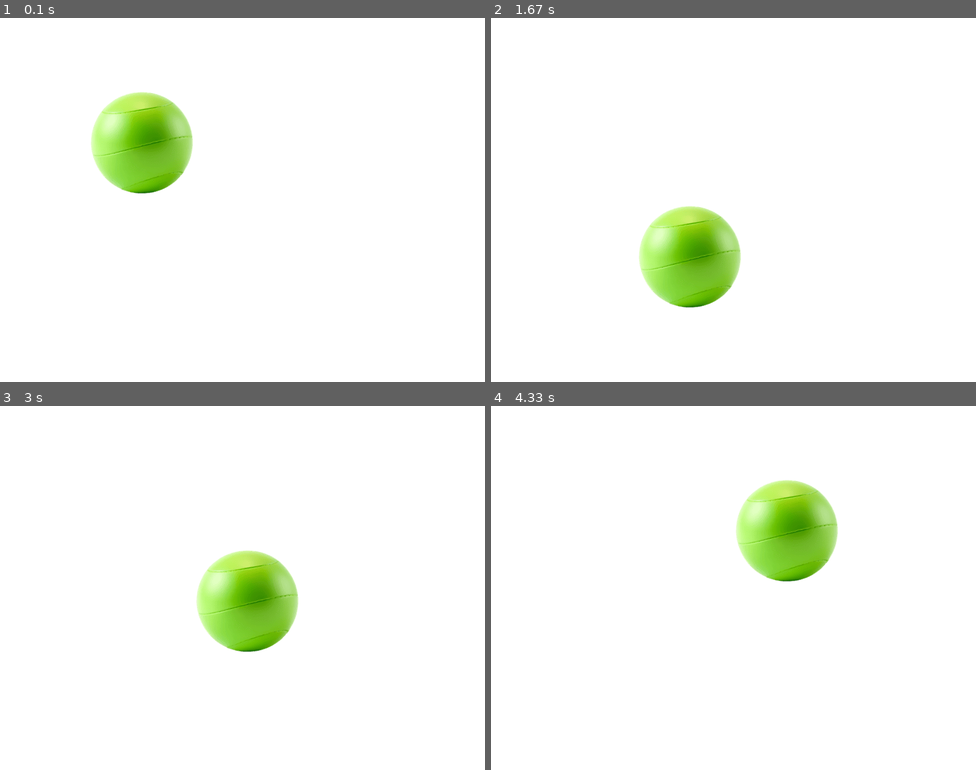
Above: before the commit, frames 1-4 (two rows, left to right).
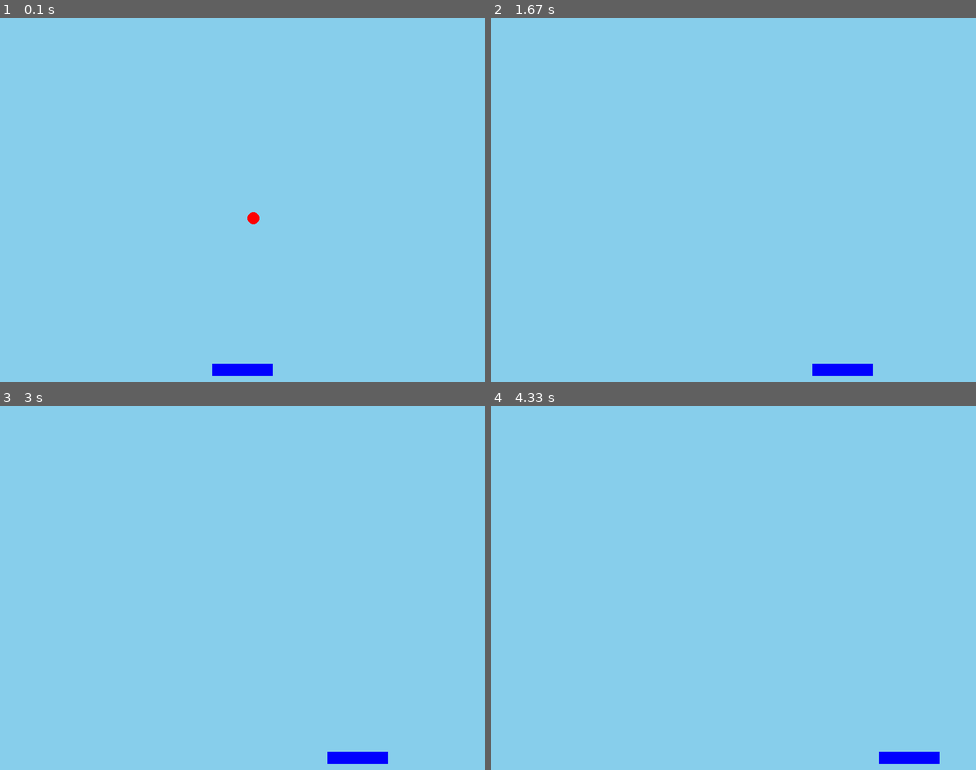
Above: after the commit, the same moments.

Repository: kashakbayev/pygame-lesson
Game: pygame game, started from ball.py
Two runs of this game, one before a commit and one after it. Both use one fixed random seed, a clock stepped at 60 frames per second and the inputs below.
Inputs:
- Up to frame 1 (0.1 s): no input
- Up to frame 2 (1.67 s): hold Right 0.33-0.8 s; hold Right 0.83-1.3 s; hold Left from 1.33 s (still down)
- Up to frame 3 (3 s): release Left at 1.87 s; hold Left 1.9-2.3 s; hold Right 2.33-2.97 s
- Up to frame 4 (4.33 s): hold Left 3-3.47 s; hold Right 3.5-3.97 s; hold Right from 4 s (still down)

The runs differ from the first frame. In frame 1, 100% of the frame differs, in the area x 0-100%, y 0-100%; in frame 2, 100%; in frame 3, 100%; in frame 4, 100%.

Commit message:
vozmi kod otsyuda

Diff:
--- a/ball.py
+++ b/ball.py
@@ -1,22 +1,50 @@
-import sys, pygame # Подключаем библиотеки:
-pygame.init() # Запускаем Pygame.
-width = 800
-height = 600
-size = [width, height] #Размер окна: ширина = 600 , высота = 500
-speed = [1, 2] # Скорость мяча:  X = 0 (вправо и влево не движется) , Y = 2 (движется вниз)
-white = (255, 255, 255) # Белый цвет в формате RGB.
-screen = pygame.display.set_mode(size) #Создаём окно размером 600×500.
-ball = pygame.image.load("ball.webp") #Загружаем картинку мяча из файла ball.bmp.
-ballrect = ball.get_rect() #Получаем прямоугольник картинки. Он хранит координаты мяча.
-while 1: # Бесконечный цикл программы
-    for event in pygame.event.get(): #Проверяем события.
-        if event.type == pygame.QUIT: # Если нажали крестик.
-            sys.exit() #Закрываем программу.
-    ballrect = ballrect.move(speed) # Перемещаем мяч.
-    if ballrect.left < 0 or ballrect.right > width: #Проверяем: мяч коснулся левой границы или правой границы.
-        speed[0] = -speed[0] #Меняем направление по X.
-    if ballrect.top < 0 or ballrect.bottom > height: #верхнюю границу или нижнюю границу.
-        speed[1] = -speed[1] # Меняем направление по Y.
-    screen.fill(white) #Закрашиваем окно белым цветом.
-    screen.blit(ball, ballrect) #Рисуем мяч в новых координатах.
-    pygame.display.flip() #Обновляем экран.
+import pygame, random
+pygame.init()
+
+WHITE = (255, 255, 255)
+SKY_BLUE = (135, 206, 235)
+BLUE = (0, 0, 255)
+RED = (255, 0, 0)
+GREEN = (0, 255, 0)
+
+WIDTH = 800
+HEIGHT = 600
+
+screen = pygame.display.set_mode((WIDTH, HEIGHT))
+pygame.display.set_caption("Ping Pong")
+clock = pygame.time.Clock()
+
+platform_x = 350
+platform_y = 570
+ball_x = 400
+ball_y = 300
+ball_dx = 3
+ball_dy = 5
+
+running = True
+while running:
+    for event in pygame.event.get():
+        if event.type == pygame.QUIT:
+            running = False
+
+    ball_x += ball_dx
+    ball_y += ball_dy
+
+    keys = pygame.key.get_pressed()
+    if keys[pygame.K_LEFT] and platform_x > 0:
+        platform_x -= 5
+    if keys[pygame.K_RIGHT] and platform_x < WIDTH - 100:
+        platform_x += 5
+
+    if ball_x <= 0 or ball_x >= WIDTH:
+        ball_dx = -ball_dx
+    if ball_y <= 0:
+        ball_dy = -ball_dy
+
+    screen.fill(SKY_BLUE)
+    pygame.draw.rect(screen, BLUE, (platform_x, platform_y, 100, 20))
+    pygame.draw.circle(screen, RED, (ball_x, ball_y), 10)
+    pygame.display.flip()
+    clock.tick(60)
+
+pygame.quit()
